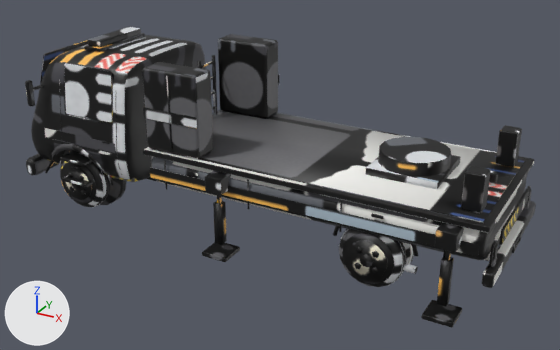
An edit to the FBX model unity/CheckoutSimulator/Assets/Resources/EventProps2/Energia_BucketTruck.fbx, drawn before and after from the same camera.
The view is the same before and after, from a camera (50 mm lens) standing at (5.41, -9.3, 5.48) and looking at (0.32, -0.05, 0.85). Every picture has the same lights, and +X, +Y and +Z are marked at lower left. The picture after the commit comes second. Where no turn or scale is listed for an object, it has been applied to the vertices. Vertices at exactly the same position are counted once.

Names of what the first picture shows: 'Energia_BucketTruck'.
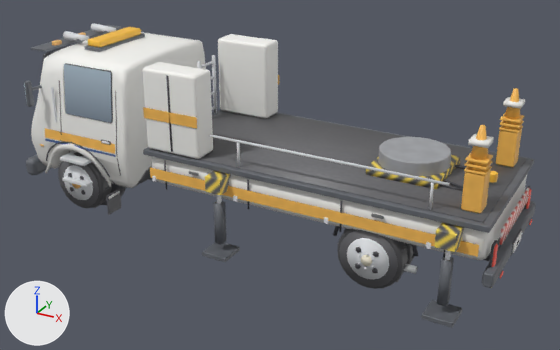
What differs and where, as boxes (x1, y1, x2, y2) in the pictures (560 x 350 px):
'Energia_BucketTruck', reshaped: before (25, 27, 536, 327); after (24, 23, 536, 327)
part 1 of me_cube_711, rebuilt (8% wider): before (60, 153, 110, 207); after (58, 152, 112, 208)
part 2 of me_cube_711, rebuilt (11% wider, 9% taller): before (61, 162, 97, 204); after (59, 161, 99, 207)
part 3 of me_cube_711, deleted: before (25, 80, 521, 274)
part 4 of me_cube_711, built on: before (25, 35, 519, 287); after (24, 23, 532, 289)
part 5 of me_cube_711, surface changed: (26, 27, 536, 327) in both

The edits, one by one:
me_cube_711 is used by ob_energia_buckettruck; location (0.0, 0.0, 0.0).
me_cube_711 had 7328 vertices, 6300 faces and spanned x -3.83..3.84, y -1.4..1.4, z -0.06..2.62.
me_cube_711 now has 10268 vertices, 8441 faces and spans x -3.83..3.84, y -1.4..1.4, z -0.06..2.64.
me_cube_711 part 1: the loose piece of 160 vertices spanning x -3.16..-2.24, y -1.09..-0.81, z 0.02..0.94 is rebuilt with 144 vertices and now spans x -3.16..-2.24, y -1.09..-0.81, z 0.02..0.94.
me_cube_711 part 2: the loose piece of 40 vertices spanning x -3.06..-2.34, y -1.1..-1.09, z 0.12..0.84 is rebuilt with 48 vertices and now spans x -3.1..-2.3, y -1.1..-1.09, z 0.08..0.88.
me_cube_711 part 3: 92 loose pieces with 930 vertices, spanning x -3.83..3.84, y -1.31..1.3, z 0.32..2.11, are deleted.
me_cube_711 part 4: 68 vertices moved within x -3.83..3.84, y -1.32..1.31, z 0.53..2.42; 2565 vertices removed from x -3.83..3.84, y -1.32..1.31, z 0.02..2.48; 5967 vertices added at x -3.83..3.84, y -1.34..1.33, z 0.01..2.64.
me_cube_711 part 5: 2764 kept faces spanning x -3.83..3.84, y -1.4..1.4, z -0.06..2.62 get new texture (UV) coordinates.
Other edits to the shape of me_cube_711 do not show in these pictures.
